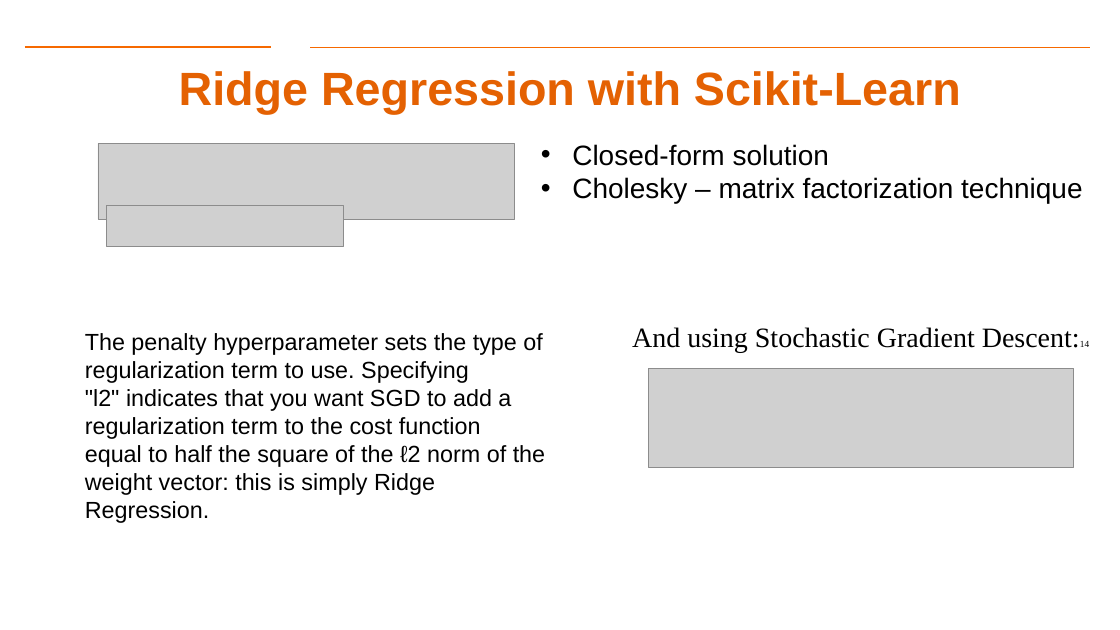
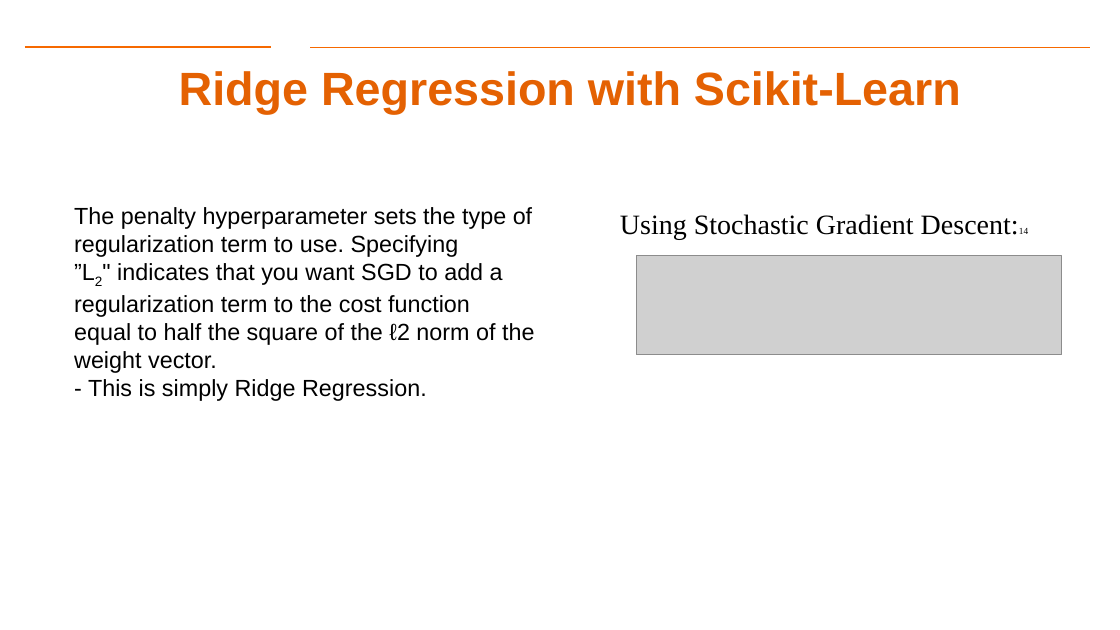
Before and after one commit to aiforsec/RIT-DSCI-633-FDS, a slide deck: slide 15 of Syllabus/Lecture05/Lec05.pptx (slide 11 before the commit). Drawn at 1120x630 pixels with LibreOffice and Linux fonts; fonts in the diff are those of the drawing; grey boxes stand for pictures; background and template pictures are left out. Boxes give left, top, right and bottom in pixels: in the first picture for what was removed or moved away, otherwise in the second. Text is boxed around its words. In the diff, an @@ line names an element or a change of style, - is before the commit and + after.

```diff
--- a/Syllabus/Lecture05/Lec05.pptx
+++ b/Syllabus/Lecture05/Lec05.pptx
@@ picture removed at [98, 144, 514, 219] @@
@@ text removed at [572, 144, 1082, 203] @@
-• Closed-form solution
-• Cholesky – matrix factorization technique
@@ text "The penalty hyperparameter sets the ...": place and size @@
-text "The penalty hyperparameter sets the ..." at [85, 333, 545, 523]
+text "The penalty hyperparameter sets the ..." at [74, 207, 534, 401]
@@ picture removed at [107, 205, 344, 246] @@
@@ text at [620, 214, 1028, 240]: text changed @@
-And using Stochastic Gradient Descent:14
+Using Stochastic Gradient Descent:14
@@ text at [74, 263, 534, 401]: text changed @@
-"l2" indicates that you want SGD to add a regularization term to the cost function
-equal to half the square of the ℓ2 norm of the weight vector: this is simply Ridge
-Regression.
+”L2" indicates that you want SGD to add a regularization term to the cost function
+equal to half the square of the ℓ2 norm of the weight vector.
+- This is simply Ridge Regression.
@@ picture: place and size @@
-picture at [649, 369, 1075, 468]
+picture at [636, 255, 1062, 355]
```
Also in this commit, not shown: 8 other slides changed, 5 slides added, 1 slide removed.
